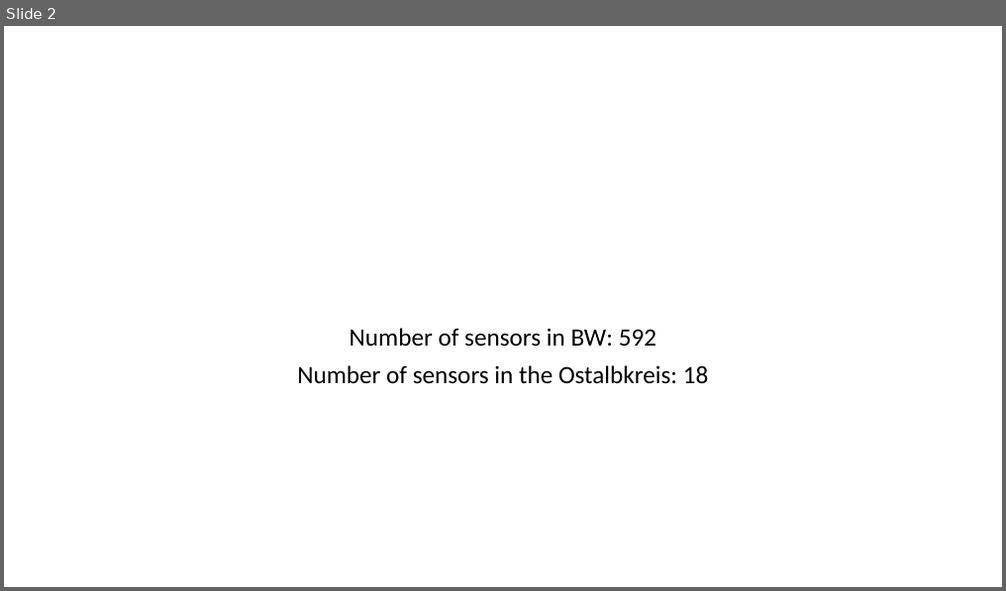
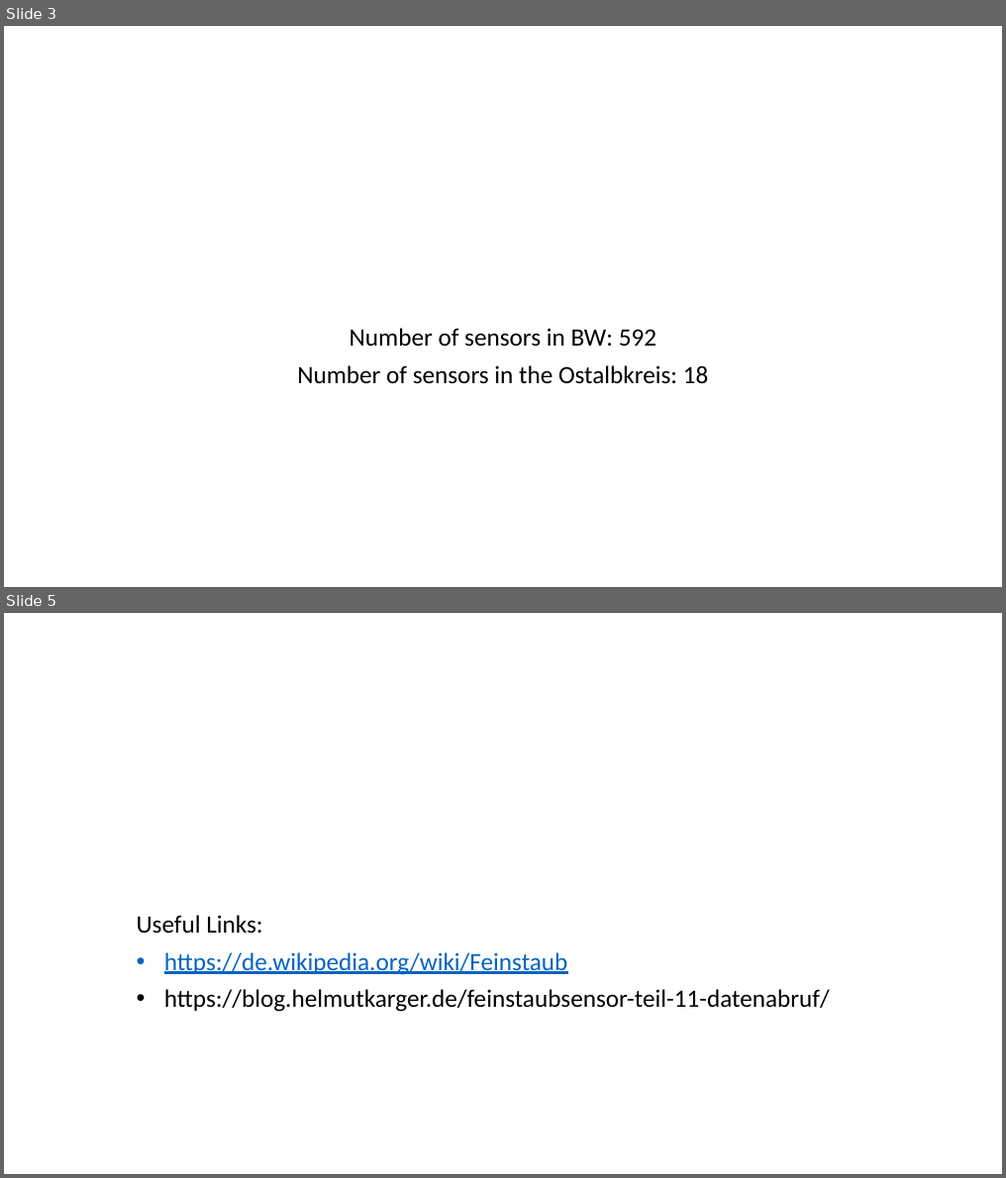
Before and after one commit to BenediktKleppmann/Data-Science-for-Good-Aalen-Analyses, a slide deck: 2019-09-12/about_the_data.pptx. Shown one above the other, each under a label of ours: slide 2 before the commit, slides 3 and 5 after it; the slides between them are not shown. The pictures are 1006x591 and 1006x1178 pixels, drawn with LibreOffice and Linux fonts; fonts in the diff are those of the drawing. Boxes give left, top, right and bottom in pixels: in the first picture for what was removed or moved away, otherwise in the second. Text is boxed around its words. In the diff, an @@ line names an element or a change of style, - is before the commit and + after.

```diff
--- a/2019-09-12/about_the_data.pptx
+++ b/2019-09-12/about_the_data.pptx
@@ slide 5 added at [4, 613, 1002, 1174], background #FFFFFF @@
@@ subtitle added at [137, 915, 830, 1012], 24 pt, text #000000 @@
+Useful Links:
+• https://de.wikipedia.org/wiki/Feinstaub
+• https://blog.helmutkarger.de/feinstaubsensor-teil-11-datenabruf/
@@ what was slide 2 is now slide 3 @@
```
Also in this commit, not shown: 3 other slides added, 1 other file.
